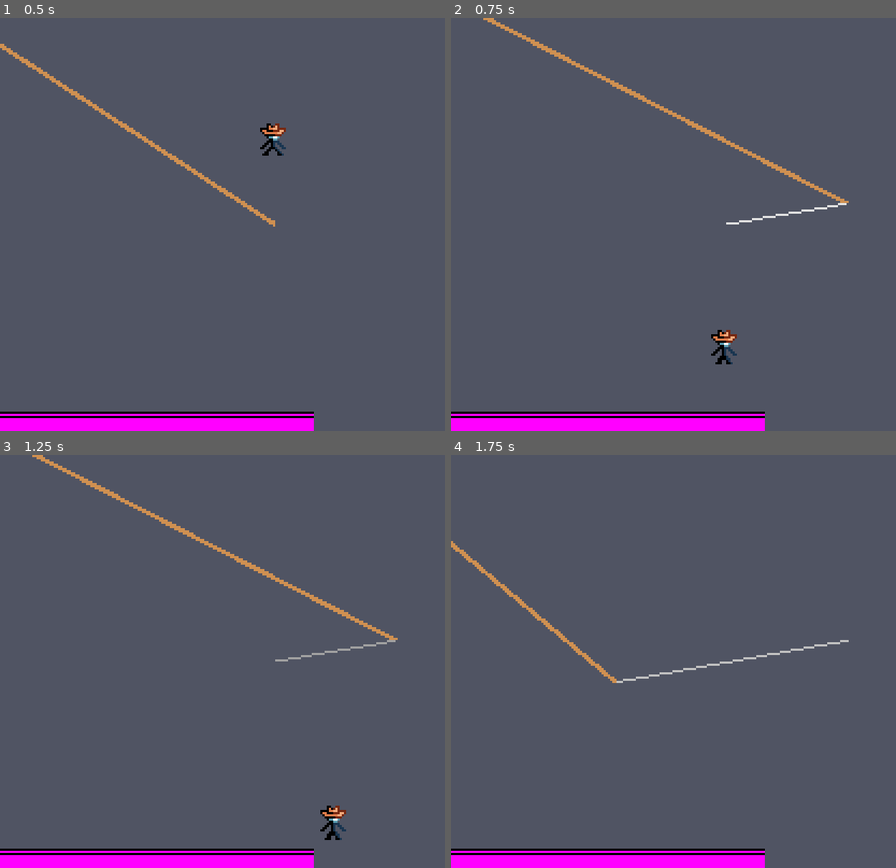
Above: before the commit, frames 1-4 (two rows, left to right).
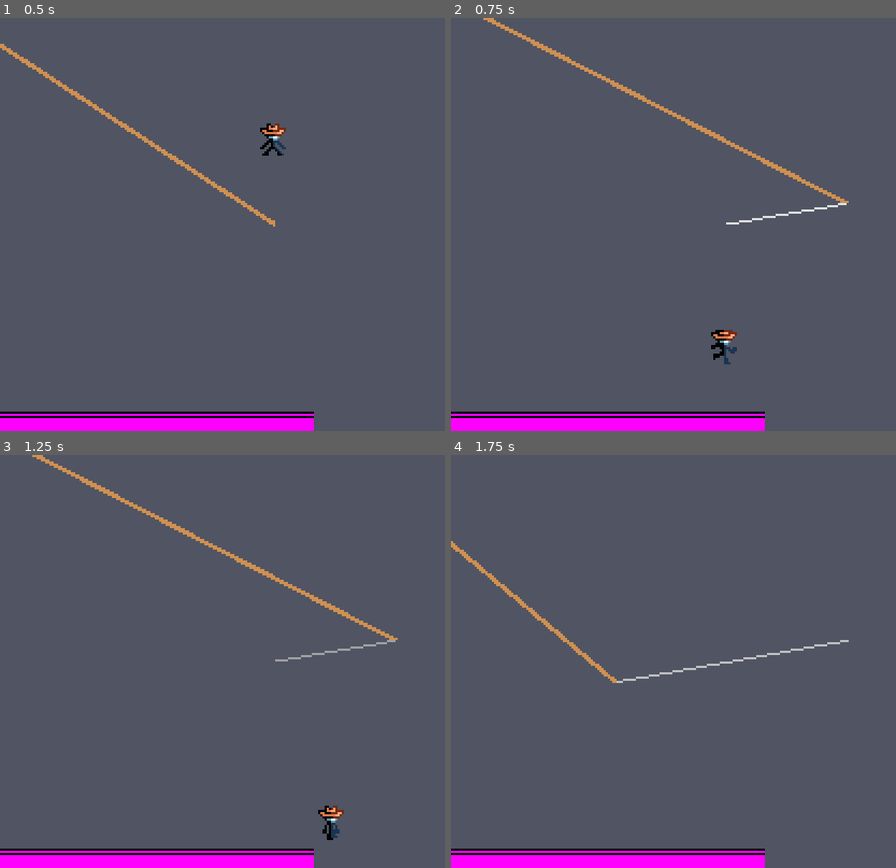
Above: after the commit, the same moments.

Repository: Jcodefox/GMTK-2025
Game: Godot game, scene res://scenes/topscenes/gameplay_topscene.tscn
Two runs of this game, one before a commit and one after it. Both use one fixed random seed, a clock stepped at 60 frames per second and the inputs below.
Inputs (mouse positions are in pixels of both pictures, inside the frame that each line leads up to):
- Up to frame 1 (0.5 s): no input
- Up to frame 2 (0.75 s): move the mouse to (847, 203) at 0.52 s; hold D (move_right) from 0.53 s (still down)
- Up to frame 3 (1.25 s): keep holding D (move_right); tap Space (move_jump) at 0.77 s
- Up to frame 4 (1.75 s): keep holding D (move_right); move the mouse to (615, 682) at 1.27 s; tap Space (move_jump) at 1.52 s

Frame 1 is identical in both runs. In frame 2, 0.3% of the frame differs, in the area x 58-65%, y 75-84%; in frame 3, 0.2%; in frame 4, nothing differs.

Commit message:
Add Pixer's animations

Diff:
--- a/assets/art/player/player_sprite_frames.tres
+++ b/assets/art/player/player_sprite_frames.tres
@@ -1,12 +1,24 @@
-[gd_resource type="SpriteFrames" load_steps=5 format=3 uid="uid://bf6o51up71rto"]
+[gd_resource type="SpriteFrames" load_steps=9 format=3 uid="uid://bf6o51up71rto"]
 
 [ext_resource type="Texture2D" uid="uid://b5n4f6h6w0w2t" path="res://assets/art/player/cowboy stick idle 1.png" id="1_624lm"]
+[ext_resource type="Texture2D" uid="uid://c20xmus612fao" path="res://assets/art/player/cowboy_duckhide.png" id="1_ta81v"]
 [ext_resource type="Texture2D" uid="uid://cqu0pn3xsa7k" path="res://assets/art/player/cowboy stick idle 2.png" id="2_m2r1r"]
 [ext_resource type="Texture2D" uid="uid://c02yf6jxupv3m" path="res://assets/art/player/cowboy stick jump.png" id="3_4nujj"]
-[ext_resource type="Texture2D" uid="uid://c5agtf2hvhq7j" path="res://assets/art/player/tiny_cowboy_stick_gmtk_concept.png" id="4_snq4c"]
+[ext_resource type="Texture2D" uid="uid://ctu62lns3081l" path="res://assets/art/player/cowboy_run_left_1.png" id="4_hr8ky"]
+[ext_resource type="Texture2D" uid="uid://dhcno4yk2mfns" path="res://assets/art/player/cowboy_run_left_2.png" id="5_ta81v"]
+[ext_resource type="Texture2D" uid="uid://c2pfdqtwraath" path="res://assets/art/player/cowboy_run_right_1.png" id="6_3lfx2"]
+[ext_resource type="Texture2D" uid="uid://c4xnvwgk63fv7" path="res://assets/art/player/cowboy_run_right_2.png" id="7_40515"]
 
 [resource]
 animations = [{
+"frames": [{
+"duration": 1.0,
+"texture": ExtResource("1_ta81v")
+}],
+"loop": true,
+"name": &"duckhide",
+"speed": 5.0
+}, {
 "frames": [{
 "duration": 1.0,
 "texture": ExtResource("1_624lm")
@@ -28,9 +40,23 @@
 }, {
 "frames": [{
 "duration": 1.0,
-"texture": ExtResource("4_snq4c")
+"texture": ExtResource("4_hr8ky")
+}, {
+"duration": 1.0,
+"texture": ExtResource("5_ta81v")
 }],
 "loop": true,
-"name": &"walk",
+"name": &"run_left",
+"speed": 5.0
+}, {
+"frames": [{
+"duration": 1.0,
+"texture": ExtResource("6_3lfx2")
+}, {
+"duration": 1.0,
+"texture": ExtResource("7_40515")
+}],
+"loop": true,
+"name": &"run_right",
 "speed": 5.0
 }]
--- a/scenes/prefabs/player.tscn
+++ b/scenes/prefabs/player.tscn
@@ -17,4 +17,3 @@
 sprite_frames = ExtResource("2_tou0u")
 animation = &"idle"
 autoplay = "idle"
-frame_progress = 0.386379
--- a/scripts/prefabs/player_v2.gd
+++ b/scripts/prefabs/player_v2.gd
@@ -43,16 +43,16 @@
 		velocity.x += air_lateral_accel * horizontal_input_axis
 		velocity *= pow(air_drag, delta)
 
-	if horizontal_input_axis != 0:
-		$AnimatedSprite2D.flip_h = horizontal_input_axis < 0
-
-	if velocity.y < 0:
+	if Input.is_action_pressed("move_down"):
+		set_animation("duckhide")
+	elif velocity.y < 0:
 		set_animation("jump")
 	else:
 		if horizontal_input_axis != 0:
-			set_animation("walk")
+			set_animation("run_right" if horizontal_input_axis > 0 else "run_left")
 		else:
 			set_animation("idle")
+
 
 	if (time_since_on_floor < coyote_time) and (time_since_jump_attempt < jump_buffer_time): # ground jump
 		velocity.y = jump_init_y_velocity
